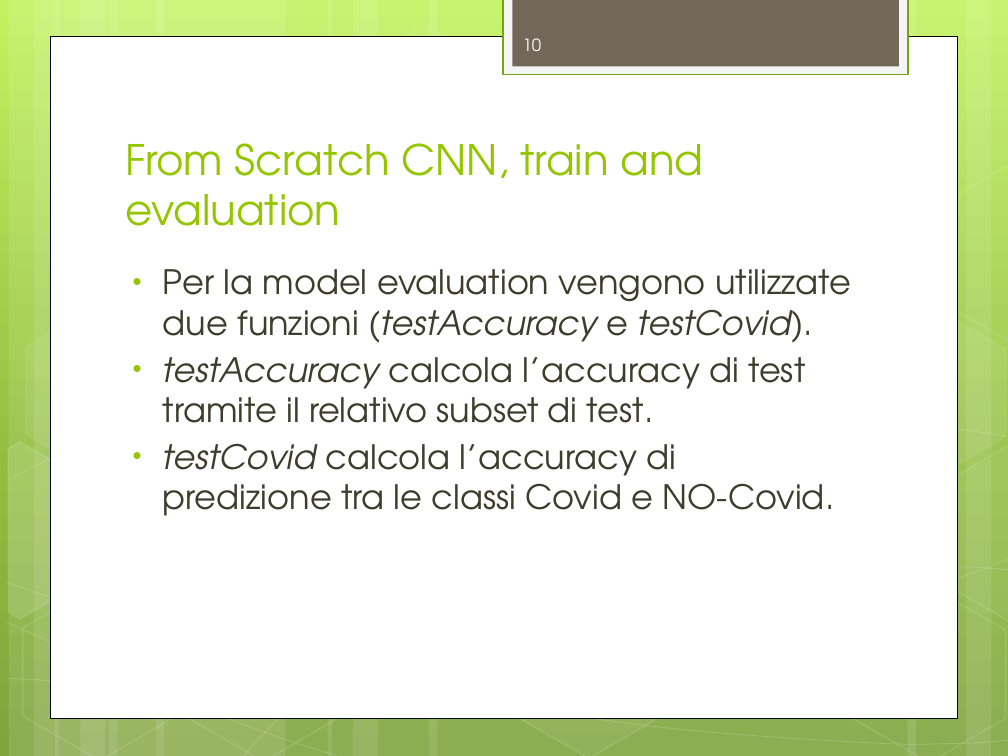
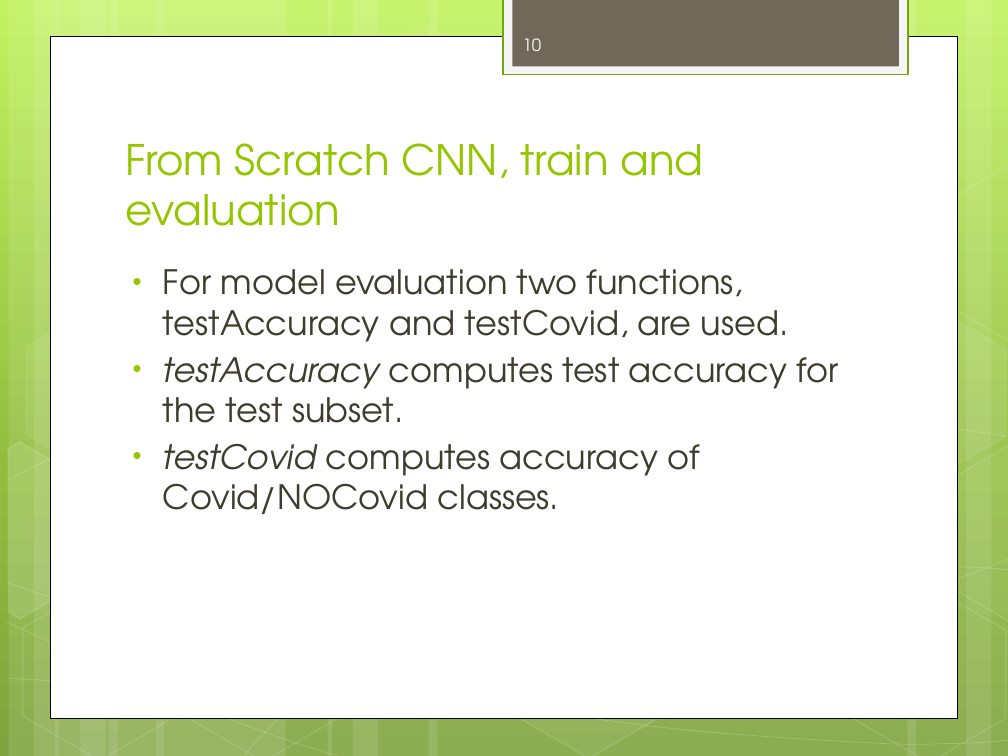
Before and after one commit to RaiMar96/AdversarialAttacksAndInterpretability-covid-chestxray-, a slide deck: slide 10 of docs/ProjectOverview.pptx. Drawn at 1008x756 pixels with LibreOffice and Linux fonts; fonts in the diff are those of the drawing. Boxes give left, top, right and bottom in pixels: in the first picture for what was removed or moved away, otherwise in the second. Text is boxed around its words. In the diff, an @@ line names an element or a change of style, - is before the commit and + after.

```diff
--- a/docs/ProjectOverview.pptx
+++ b/docs/ProjectOverview.pptx
@@ text at (x1=163, y1=269, x2=839, y2=514): text changed @@
-• Per la model evaluation vengono utilizzate due funzioni (testAccuracy e testCovid).
-• testAccuracy calcola l’accuracy di test tramite il relativo subset di test.
-• testCovid calcola l’accuracy di predizione tra le classi Covid e NO-Covid.
+• For model evaluation two functions, testAccuracy and testCovid, are used.
+• testAccuracy computes test accuracy for the test subset.
+• testCovid computes accuracy of Covid/NOCovid classes.
```
Also in this commit, not shown: 10 other slides changed, 2 slides added, 1 slide removed, 1 other file.
